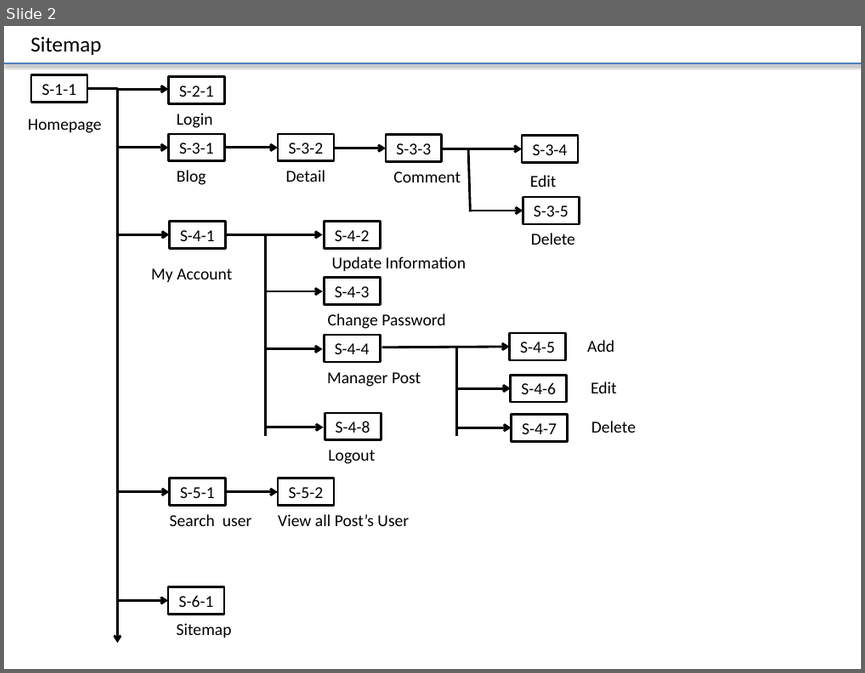
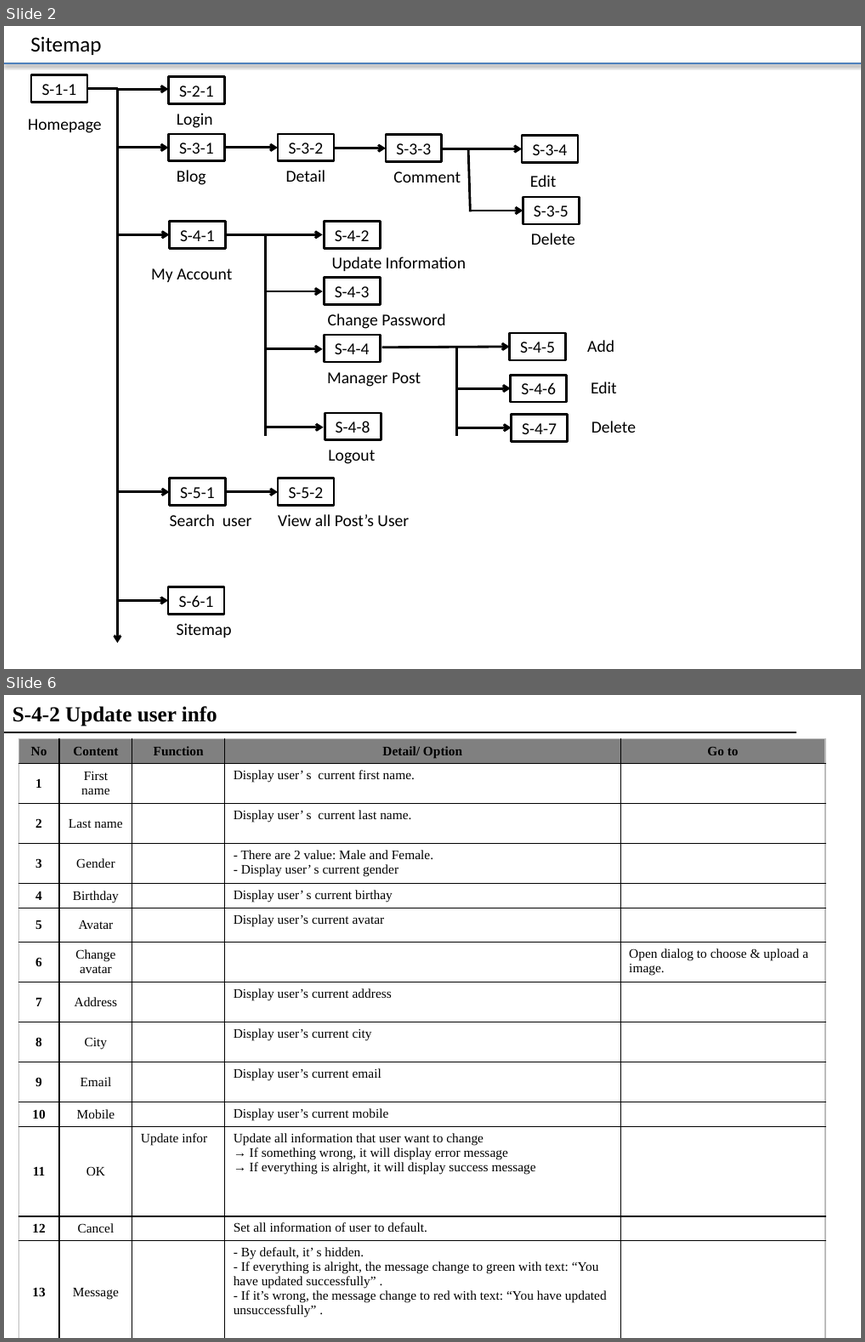
Before and after one commit to truong-vu-mulodo/mini-blog, a slide deck: php/tam-v.anh/doc/detail_design/frontend/wireframe/MiniBlog_Wireframe_Ver_0.1.0.pptx. Shown one above the other, each under a label of ours: slide 2 before the commit, slides 2 and 6 after it; the slides between them are not shown. The pictures are 865x673 and 865x1342 pixels, drawn with LibreOffice and Linux fonts; fonts in the diff are those of the drawing. Boxes give left, top, right and bottom in pixels: in the first picture for what was removed or moved away, otherwise in the second. Text is boxed around its words. In the diff, an @@ line names an element or a change of style, - is before the commit and + after.

```diff
--- a/php/tam-v.anh/doc/detail_design/frontend/wireframe/MiniBlog_Wireframe_Ver_0.1.0.pptx
+++ b/php/tam-v.anh/doc/detail_design/frontend/wireframe/MiniBlog_Wireframe_Ver_0.1.0.pptx
@@ slide 6 added at (4,695,861,1338), background #FFFFFF @@
@@ text added at (12,706,217,726), 18 pt, text #000000, bold @@
+S-4-2 Update user info
@@ line added from (4, 732) to (796, 732), #000000 0.75 pt @@
@@ table added at (18,738,826,1327), 14 rows, 5 columns @@
+No | Content | Function | Detail/ Option | Go to
+1 | First name |  | Display user’ s current first name. | 
+2 | Last name |  | Display user’ s current last name. | 
+3 | Gender |  | - There are 2 value: Male and Female. / - Display user’ s current gender | 
+4 | Birthday |  | Display user’ s current birthay | 
+5 | Avatar |  | Display user’s current avatar | 
+6 | Change avatar |  |  | Open dialog to choose & upload a image.
+7 | Address |  | Display user’s current address | 
+8 | City |  | Display user’s current city | 
+9 | Email |  | Display user’s current email | 
+10 | Mobile |  | Display user’s current mobile | 
+11 | OK | Update infor | Update all information that user want to change / If something wrong, it will display error message / If everything is alright, it will display success message | 
+12 | Cancel |  | Set all information of user to default. | 
+13 | Message |  | - By default, it’ s hidden. / - If everything is alright, the message change to green with text: “You have updated successfully” . / - If it’s wrong, the message change to red with text: “You have updated unsuccessfully” . | 
```
Also in this commit, not shown: 2 slides changed, 1 other slide added.
